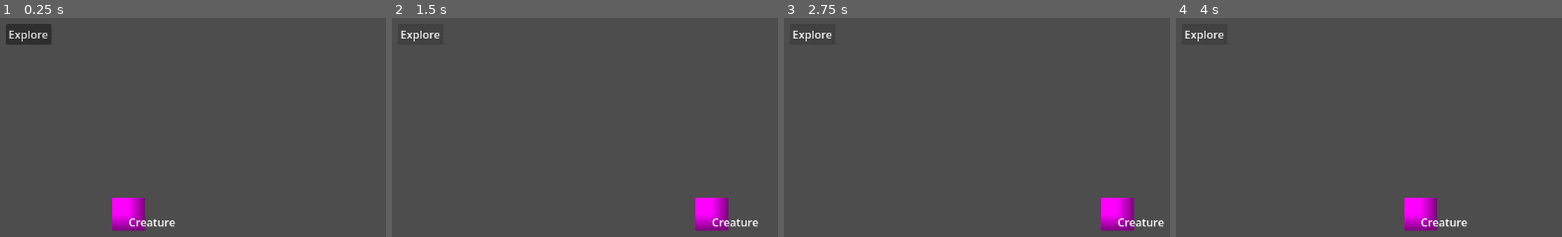
Above: before the commit, frames 1-4 (left to right).
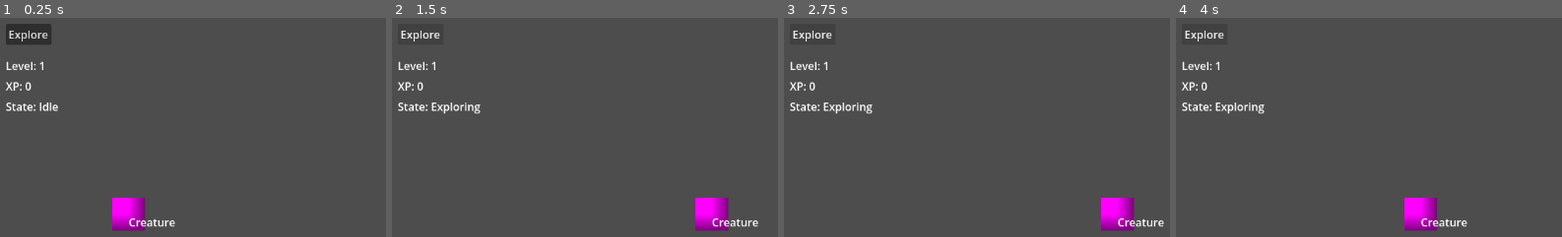
Above: after the commit, the same moments.

Repository: Radhika-15-Agarwal/CreatureGame
Game: Godot game, scene res://scenes/main.tscn
Two runs of this game, one before a commit and one after it. Both use one fixed random seed, a clock stepped at 60 frames per second and the inputs below.
Inputs:
- Up to frame 1 (0.25 s): no input
- Up to frame 2 (1.5 s): click "Explore" at 0.5 s; click "Explore" at 1.25 s
- Up to frame 3 (2.75 s): click "Explore" at 2 s
- Up to frame 4 (4 s): tap Enter at 2.75 s; tap Space at 3.5 s

The runs differ from the first frame. In frame 1, 0.6% of the frame differs, in the area x 1-16%, y 19-43%; in frame 2, 0.8%, in the area x 1-23%, y 19-44%; in frame 3, 0.8%; in frame 4, 0.8%.

Commit message:
Add creature exploration UI

Diff:
--- a/scenes/main.tscn
+++ b/scenes/main.tscn
@@ -30,4 +30,27 @@
 offset_bottom = 51.0
 text = "Explore"
 
+[node name="LevelLabel" type="Label" parent="CanvasLayer" unique_id=1763420410]
+offset_left = 20.0
+offset_top = 70.0
+offset_right = 78.0
+offset_bottom = 119.0
+text = "Level: 1
+"
+
+[node name="XPLabel" type="Label" parent="CanvasLayer" unique_id=785613342]
+offset_left = 20.0
+offset_top = 100.0
+offset_right = 60.0
+offset_bottom = 149.0
+text = "XP: 0
+"
+
+[node name="StateLabel" type="Label" parent="CanvasLayer" unique_id=458005401]
+offset_left = 20.0
+offset_top = 130.0
+offset_right = 98.0
+offset_bottom = 153.0
+text = "State: Idle"
+
 [connection signal="pressed" from="CanvasLayer/ExploreButton" to="." method="_on_explore_button_pressed"]
--- a/scripts/creature.gd
+++ b/scripts/creature.gd
@@ -7,6 +7,8 @@
 
 var home_position : Vector2
 
+signal stats_changed
+
 func gain_xp(amount):
 	xp += amount
 
@@ -15,12 +17,15 @@
 		level += 1
 		print("Level Up! ", level)
 
+	stats_changed.emit()
+
 func explore():
 	if exploring:
 		print("Already exploring")
 		return
 
 	exploring = true
+	stats_changed.emit()
 
 	print("Creature left to explore")
 
@@ -39,6 +44,7 @@
 	gain_xp(5)
 
 	exploring = false
+	stats_changed.emit()
 
 	print("Creature returned")
 
--- a/scripts/main.gd
+++ b/scripts/main.gd
@@ -2,5 +2,22 @@
 
 @onready var creature = $Creature
 
+@onready var level_label = $CanvasLayer/LevelLabel
+@onready var xp_label = $CanvasLayer/XPLabel
+@onready var state_label = $CanvasLayer/StateLabel
+
 func _on_explore_button_pressed():
 	creature.explore()
+
+func _ready():
+	creature.stats_changed.connect(update_ui)
+	update_ui()
+
+func update_ui():
+	level_label.text = "Level: %d" % creature.level
+	xp_label.text = "XP: %d" % creature.xp
+
+	if creature.exploring:
+		state_label.text = "State: Exploring"
+	else:
+		state_label.text = "State: Idle"
